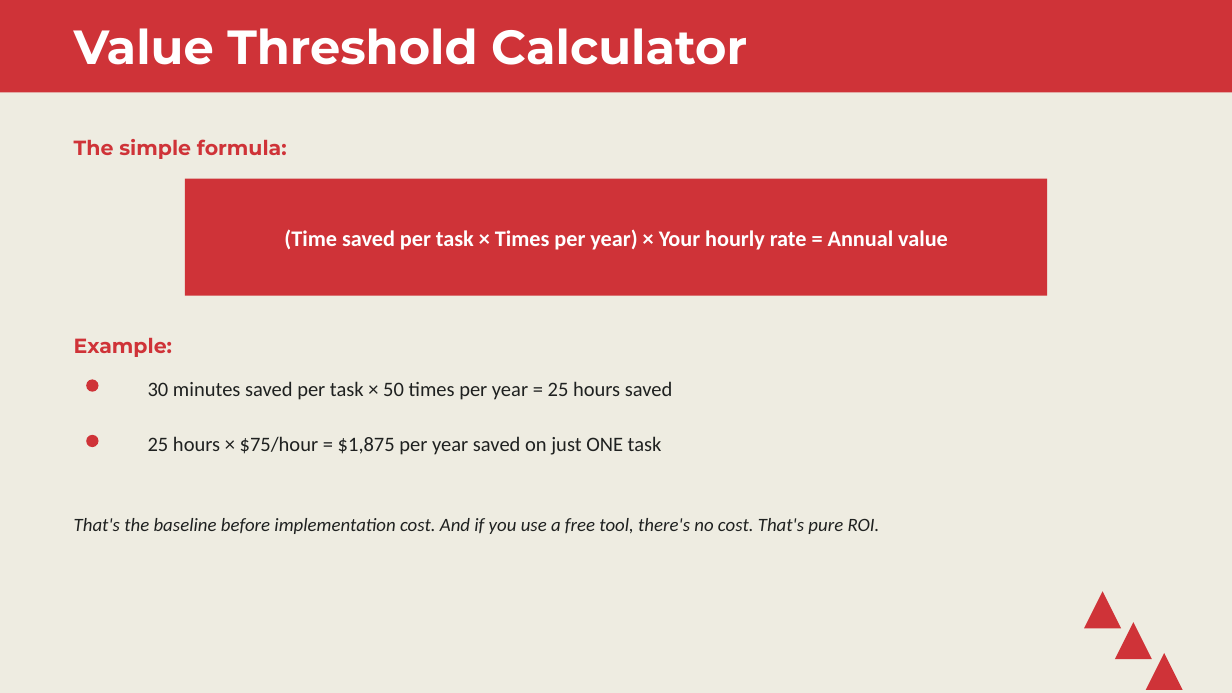
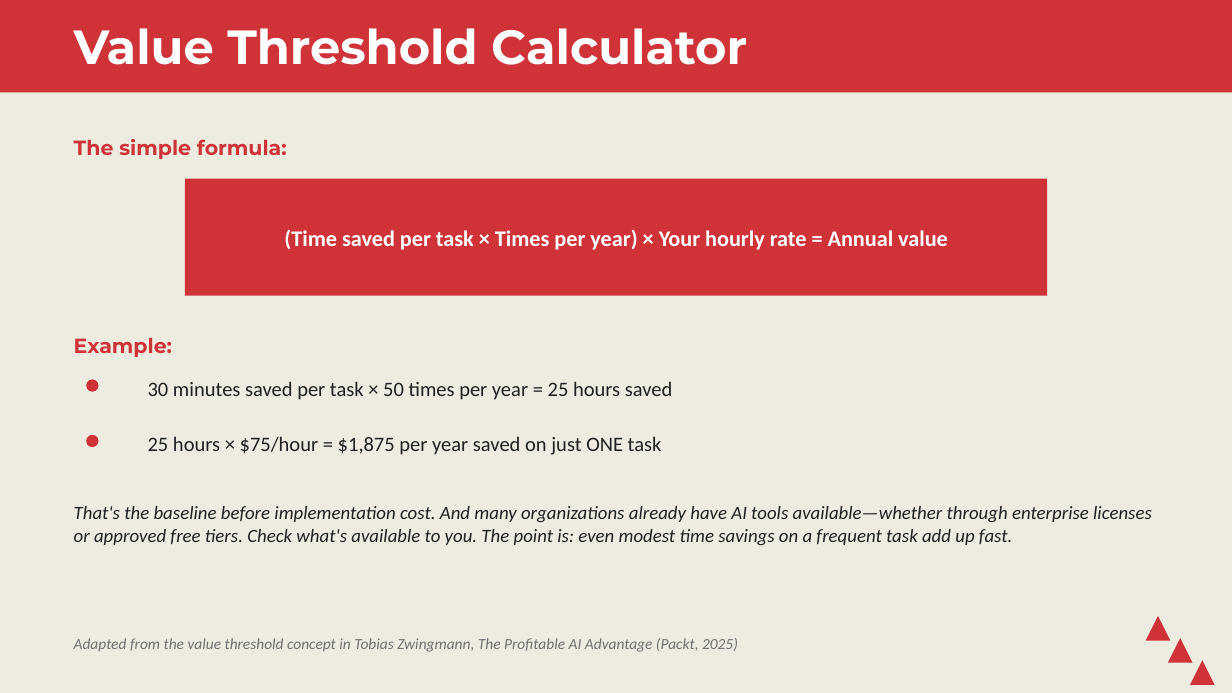
Before and after one commit to stringfestdata/map-excel-workflows-to-ai, a slide deck: slide 26 of workshop-slides.pptx (slide 25 before the commit). Drawn at 1232x693 pixels with LibreOffice and Linux fonts; fonts in the diff are those of the drawing. Boxes give left, top, right and bottom in pixels: in the first picture for what was removed or moved away, otherwise in the second. Text is boxed around its words. In the diff, an @@ line names an element or a change of style, - is before the commit and + after.

```diff
--- a/workshop-slides.pptx
+++ b/workshop-slides.pptx
@@ text at bbox=[74, 506, 1152, 545]: text changed @@
-That's the baseline before implementation cost. And if you use a free tool, there's no cost. That's pure ROI.
+That's the baseline before implementation cost. And many organizations already have AI tools available—whether through enterprise licenses or approved free tiers. Check what's available to you. The point is: even modest time savings on a frequent task add up fast.
@@ triangle: place and size @@
-triangle at bbox=[1115, 622, 1152, 659]
+triangle at bbox=[1146, 616, 1170, 641]
@@ text added at bbox=[74, 638, 738, 652], 9 pt, text #707070, italic @@
+Adapted from the value threshold concept in Tobias Zwingmann, The Profitable AI Advantage (Packt, 2025)
@@ triangle: place and size @@
-triangle at bbox=[1146, 653, 1183, 690]
+triangle at bbox=[1168, 638, 1193, 663]
@@ triangle: place and size @@
-triangle at bbox=[1084, 591, 1121, 628]
+triangle at bbox=[1190, 660, 1215, 685]
```
Also in this commit, not shown: 20 other slides changed, 2 slides added, 1 slide removed, 6 other files.
